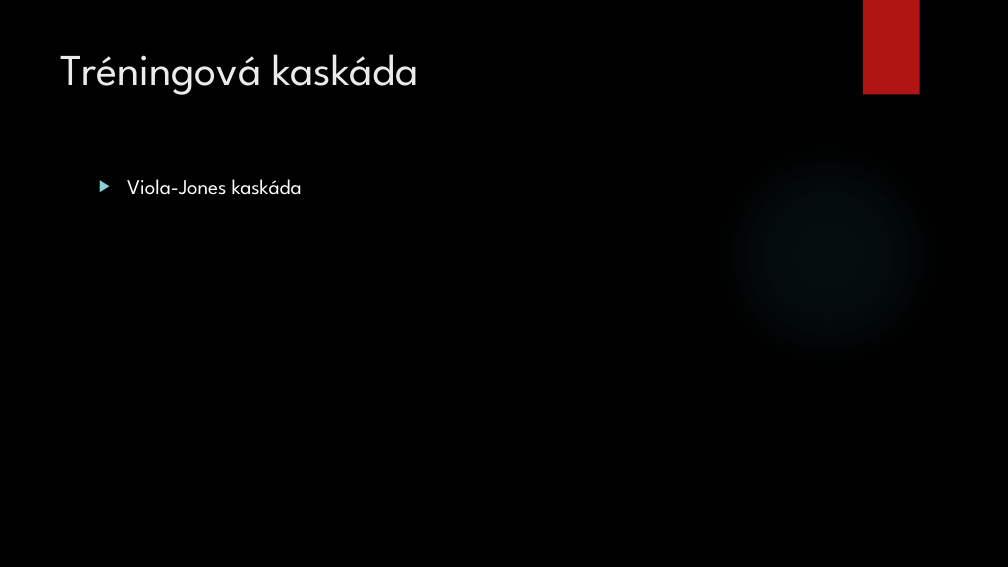
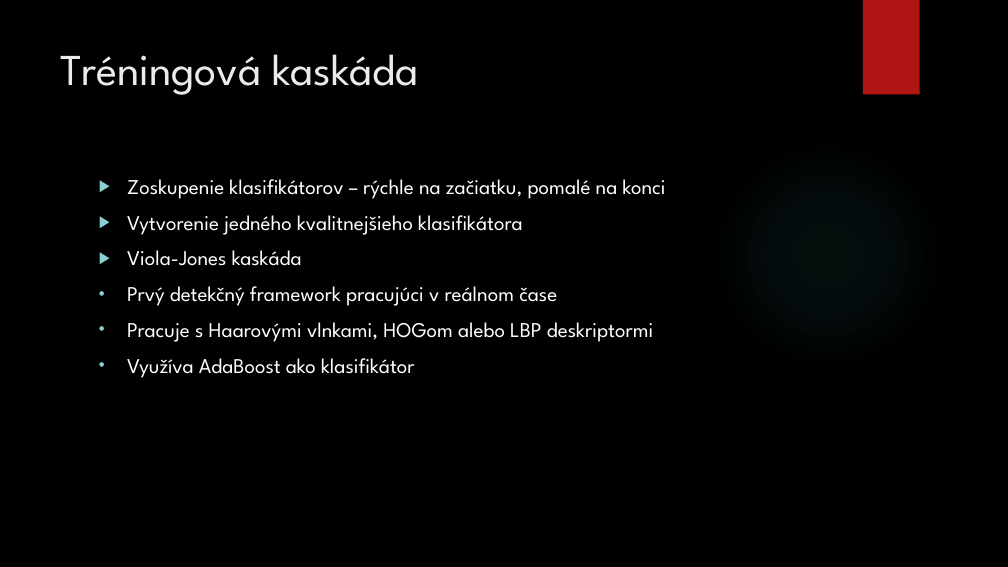
Before and after one commit to killerwife/IngProjekt, a slide deck: slide 7 of Diplomova Praca/PrezentaciaStatnice.pptx (slide 6 before the commit). Drawn at 1008x567 pixels with LibreOffice and Linux fonts; fonts in the diff are those of the drawing; background and template pictures are left out. Boxes give left, top, right and bottom in pixels: in the first picture for what was removed or moved away, otherwise in the second. Text is boxed around its words. In the diff, an @@ line names an element or a change of style, - is before the commit and + after.

```diff
--- a/Diplomova Praca/PrezentaciaStatnice.pptx
+++ b/Diplomova Praca/PrezentaciaStatnice.pptx
@@ text at (x1=127, y1=179, x2=666, y2=235): paragraphs added @@
+▶ Zoskupenie klasifikátorov – rýchle na začiatku, pomalé na konci
+▶ Vytvorenie jedného kvalitnejšieho klasifikátora
@@ text at (x1=127, y1=286, x2=653, y2=378): paragraphs added @@
+• Prvý detekčný framework pracujúci v reálnom čase
+• Pracuje s Haarovými vlnkami, HOGom alebo LBP deskriptormi
+• Využíva AdaBoost ako klasifikátor
```
Also in this commit, not shown: 4 other slides changed, 5 slides added, 3 slides removed, 1 other file.
